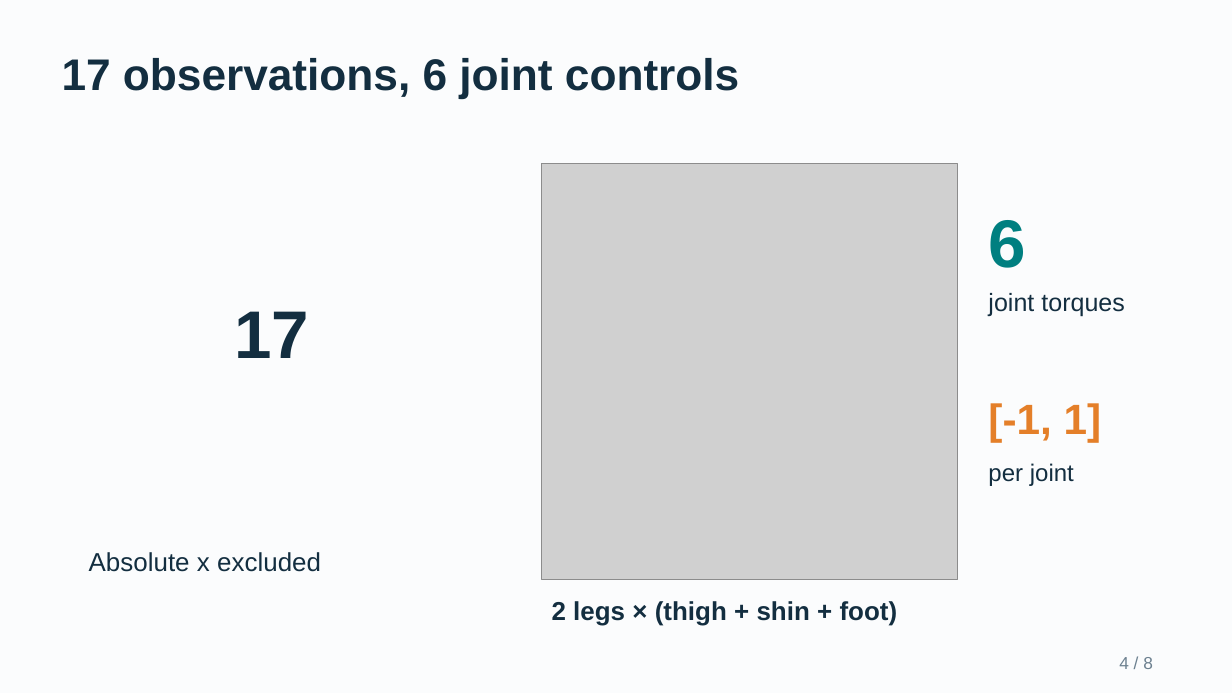
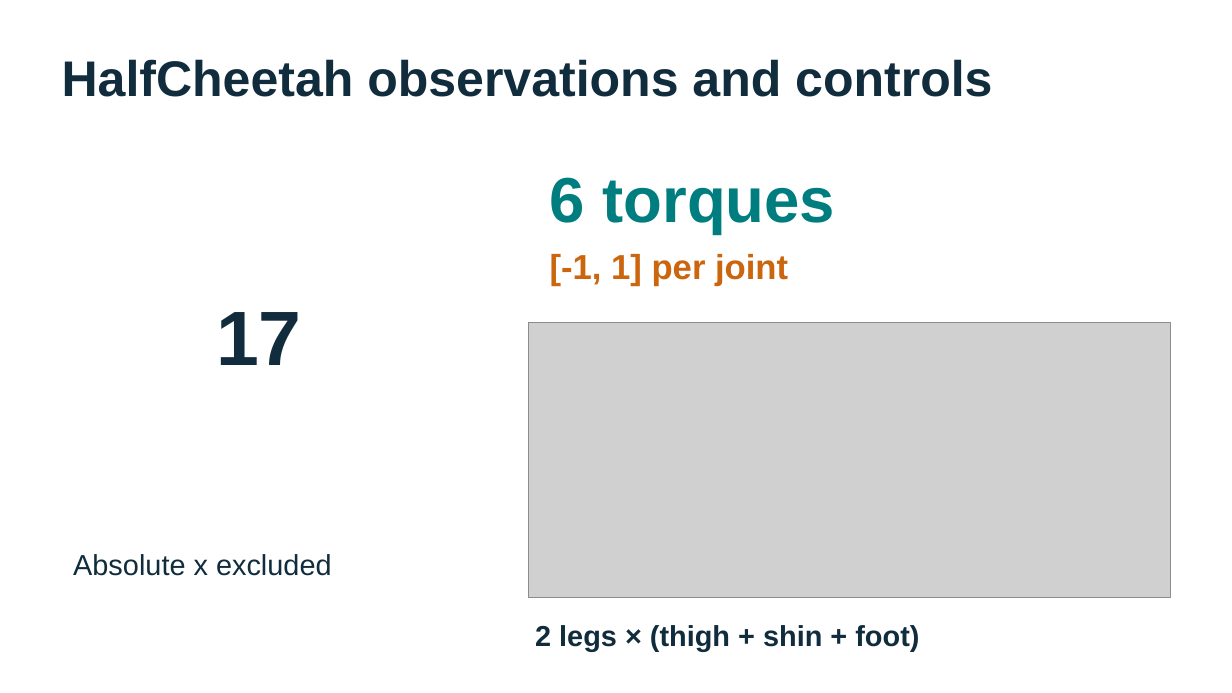
Before and after one commit to MedvAx-AI/iql-halfcheetah, a slide deck: slide 4 of docs/presentation/IQL_RL_Proposal.pptx. Drawn at 1232x693 pixels with LibreOffice and Linux fonts; fonts in the diff are those of the drawing; grey boxes stand for pictures. Boxes give left, top, right and bottom in pixels: in the first picture for what was removed or moved away, otherwise in the second. Text is boxed around its words. In the diff, an @@ line names an element or a change of style, - is before the commit and + after.

```diff
--- a/docs/presentation/IQL_RL_Proposal.pptx
+++ b/docs/presentation/IQL_RL_Proposal.pptx
@@ background #FBFCFD to #FFFFFF @@
@@ text at [62,59,992,97]: text changed; size 34.5 to 39 pt; text colour #132E40 to #112D3D @@
-17 observations, 6 joint controls
+HalfCheetah observations and controls
@@ picture removed at [542,164,958,579] @@
@@ text at [550,177,835,234]: text changed; size 52.5 to 49.5 pt; text colour #007F80 to #007D7F @@
-6
+6 torques
@@ text at [550,254,788,286]: text changed; size 33 to 27 pt; text colour #E47F29 to #CB650E @@
-[-1, 1]
+[-1, 1] per joint
@@ text "17": place and size @@
-text "17" at [234,311,309,358]
+text "17" at [216,312,302,365]
@@ text "17" at [216,312,302,365]: size 52.5 to 60 pt, text colour #132E40 to #112D3D @@
@@ text removed at [988,293,1125,317] @@
-joint torques
@@ picture added at [529,323,1171,598] @@
@@ text removed at [988,463,1074,486] @@
-per joint
@@ text "Absolute x excluded": place and size @@
-text "Absolute x excluded" at [89,552,321,572]
+text "Absolute x excluded" at [73,554,332,576]
@@ text "Absolute x excluded" at [73,554,332,576]: size 20.2 to 22.5 pt, text colour #132E40 to #112D3D @@
@@ text "2 legs × (thigh + ..." at [535,625,919,652]: size 20.2 to 22.5 pt, text colour #132E40 to #112D3D @@
@@ text "2 legs × (thigh + ...": place and size @@
-text "2 legs × (thigh + ..." at [552,601,898,626]
+text "2 legs × (thigh + ..." at [535,625,919,652]
@@ text removed at [1119,657,1153,669] @@
-4 / 8
```
Also in this commit, not shown: 7 other slides changed, 9 other files.
